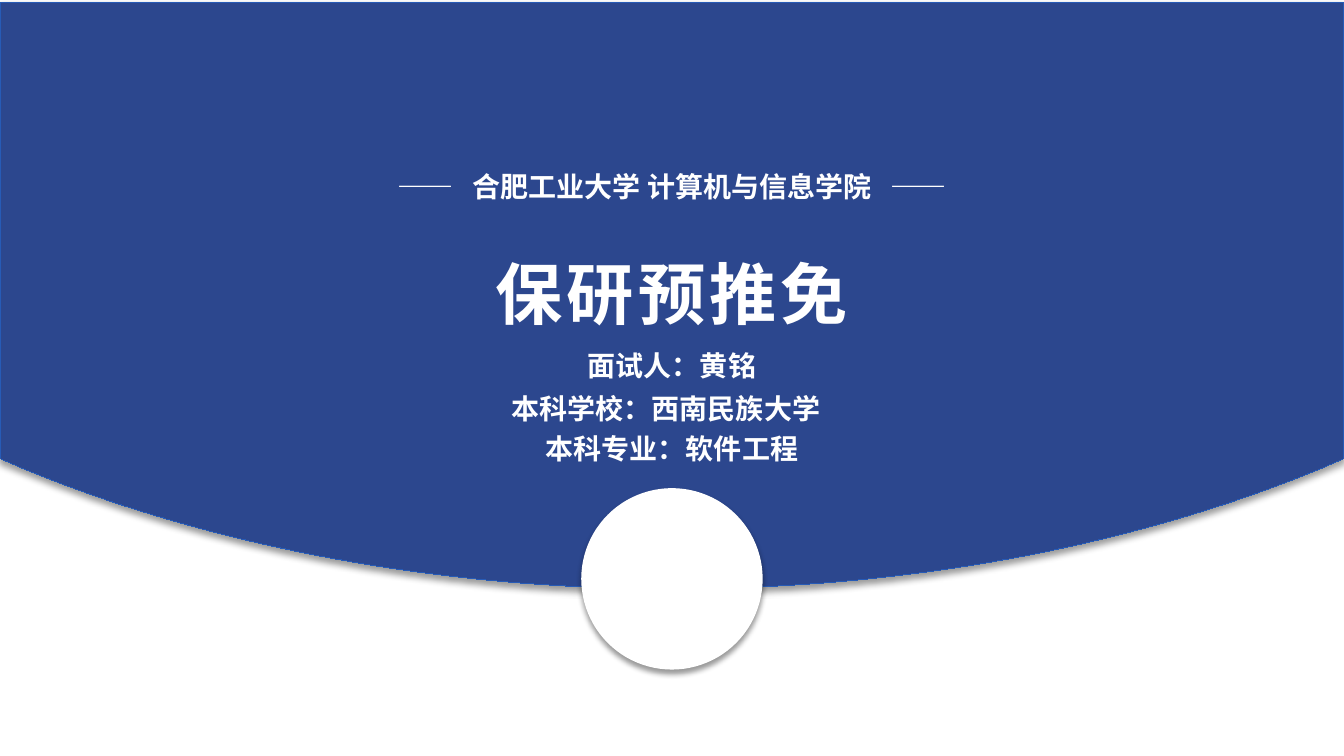
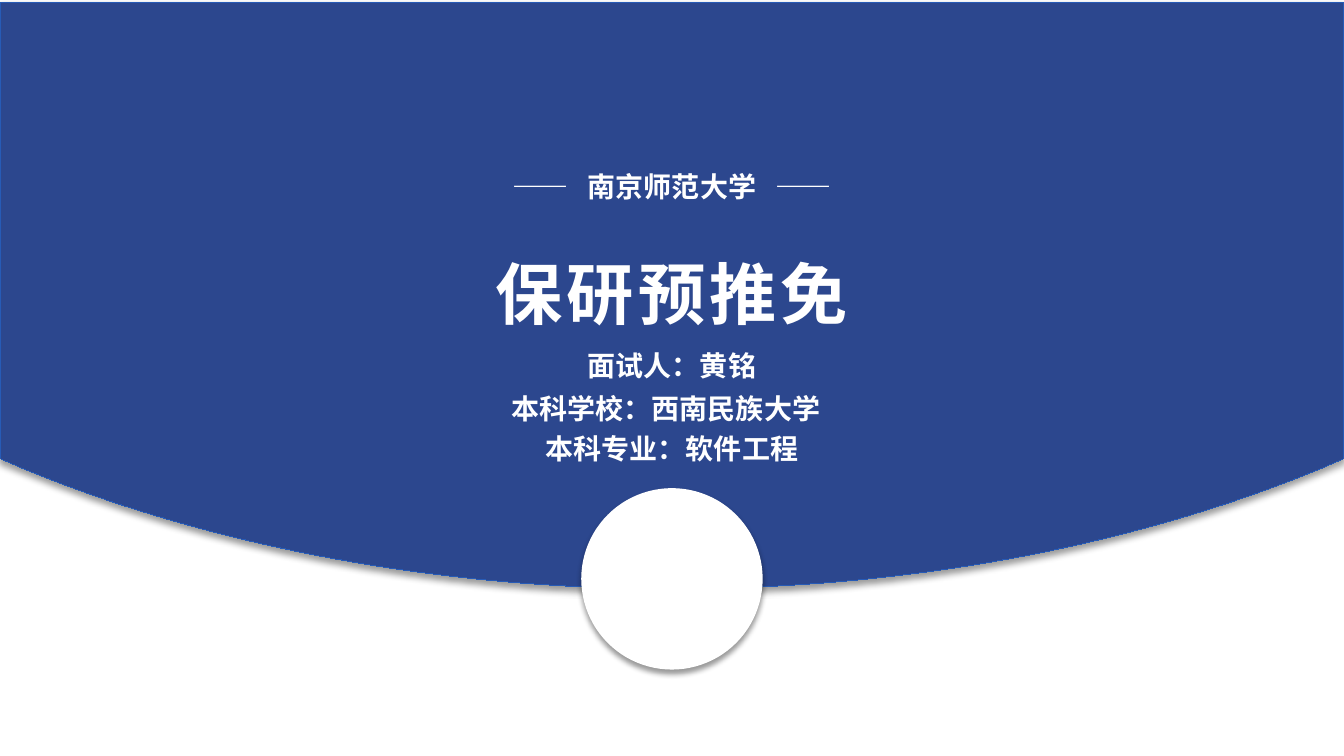
Before and after one commit to north-h/BY, a slide deck: slide 1 of 基本材料/保研自我介绍.pptx. Drawn at 1344x756 pixels with LibreOffice and Linux fonts; fonts in the diff are those of the drawing. Boxes give left, top, right and bottom in pixels: in the first picture for what was removed or moved away, otherwise in the second. Text is boxed around its words. In the diff, an @@ line names an element or a change of style, - is before the commit and + after.

```diff
--- a/基本材料/保研自我介绍.pptx
+++ b/基本材料/保研自我介绍.pptx
@@ text at [588, 173, 756, 200]: text changed @@
-—— 合肥工业大学 计算机与信息学院 ——
+—— 南京师范大学 ——
```
Also in this commit, not shown: 1 other slide changed, 3 other files.
